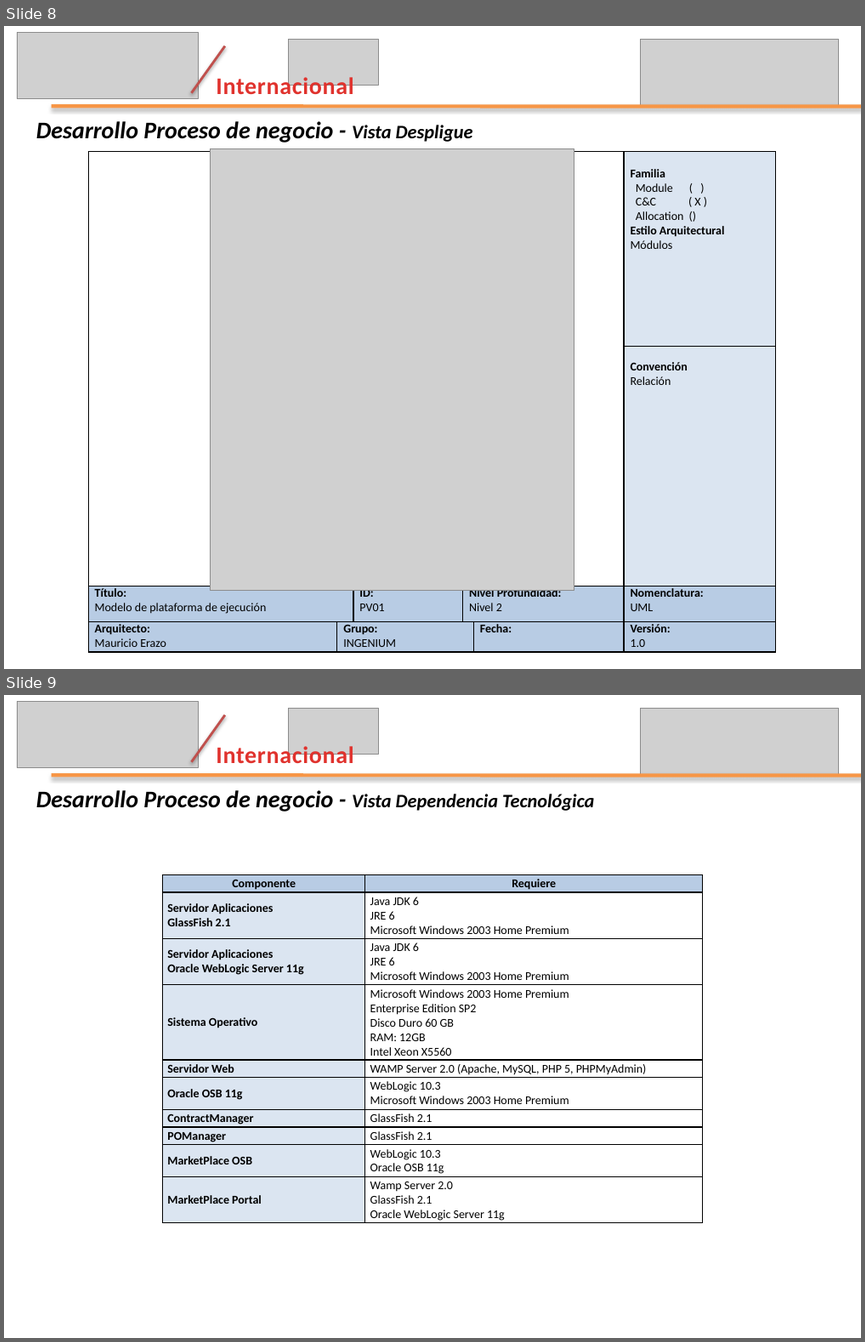
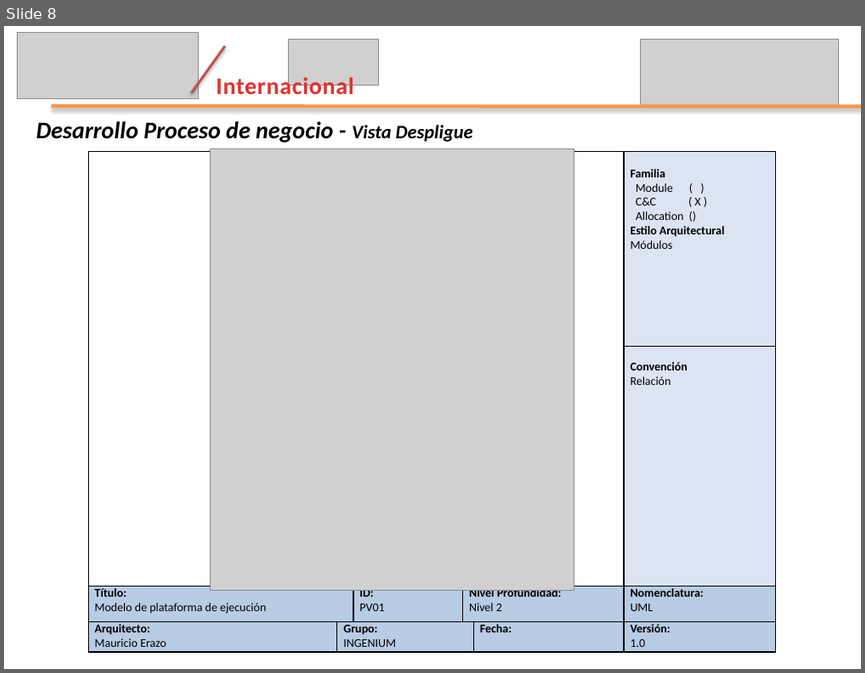
Before and after one commit to leseroth/ingenium-managment, a slide deck: CSOF5200 Proyecto 2/0727PresentacionIngenium.pptx. Shown one above the other, each under a label of ours: slides 8 and 9 before the commit, slide 8 after it. The pictures are 865x1342 and 865x673 pixels, drawn with LibreOffice and Linux fonts; fonts in the diff are those of the drawing; grey boxes stand for pictures. Boxes give left, top, right and bottom in pixels: in the first picture for what was removed or moved away, otherwise in the second. Text is boxed around its words. In the diff, an @@ line names an element or a change of style, - is before the commit and + after.

```diff
--- a/CSOF5200 Proyecto 2/0727PresentacionIngenium.pptx
+++ b/CSOF5200 Proyecto 2/0727PresentacionIngenium.pptx
@@ slide 9 removed at bbox=[4, 695, 861, 1338], background #FFFFFF @@
@@ picture removed at bbox=[18, 702, 199, 768] @@
@@ line removed from (192, 762) to (225, 715) @@
@@ picture removed at bbox=[289, 709, 380, 755] @@
@@ picture removed at bbox=[640, 709, 839, 776] @@
@@ text removed at bbox=[216, 743, 353, 763] @@
-Internacional
@@ text removed at bbox=[36, 790, 594, 811] @@
-  Desarrollo Proceso de negocio - Vista Dependencia Tecnológica
@@ line removed from (51, 776) to (861, 776) @@
@@ table removed at bbox=[162, 875, 703, 1224], 10 rows, 2 columns @@
-Componente | Requiere
-Servidor Aplicaciones / GlassFish 2.1 | Java JDK 6 / JRE 6 / Microsoft Windows 2003 Home Premium
-Servidor Aplicaciones / Oracle WebLogic Server 11g | Java JDK 6 / JRE 6 / Microsoft Windows 2003 Home Premium
-Sistema Operativo | Microsoft Windows 2003 Home Premium / Enterprise Edition SP2 / Disco Duro 60 GB / RAM: 12GB / Intel Xeon X5560
-Servidor Web | WAMP Server 2.0 (Apache, MySQL, PHP 5, PHPMyAdmin)
-Oracle OSB 11g | WebLogic 10.3 / Microsoft Windows 2003 Home Premium
-ContractManager | GlassFish 2.1
-POManager | GlassFish 2.1
-MarketPlace OSB | WebLogic 10.3 / Oracle OSB 11g
-MarketPlace Portal | Wamp Server 2.0 / GlassFish 2.1 / Oracle WebLogic Server 11g
```
Also in this commit, not shown: 5 slides changed, 8 slides added.
